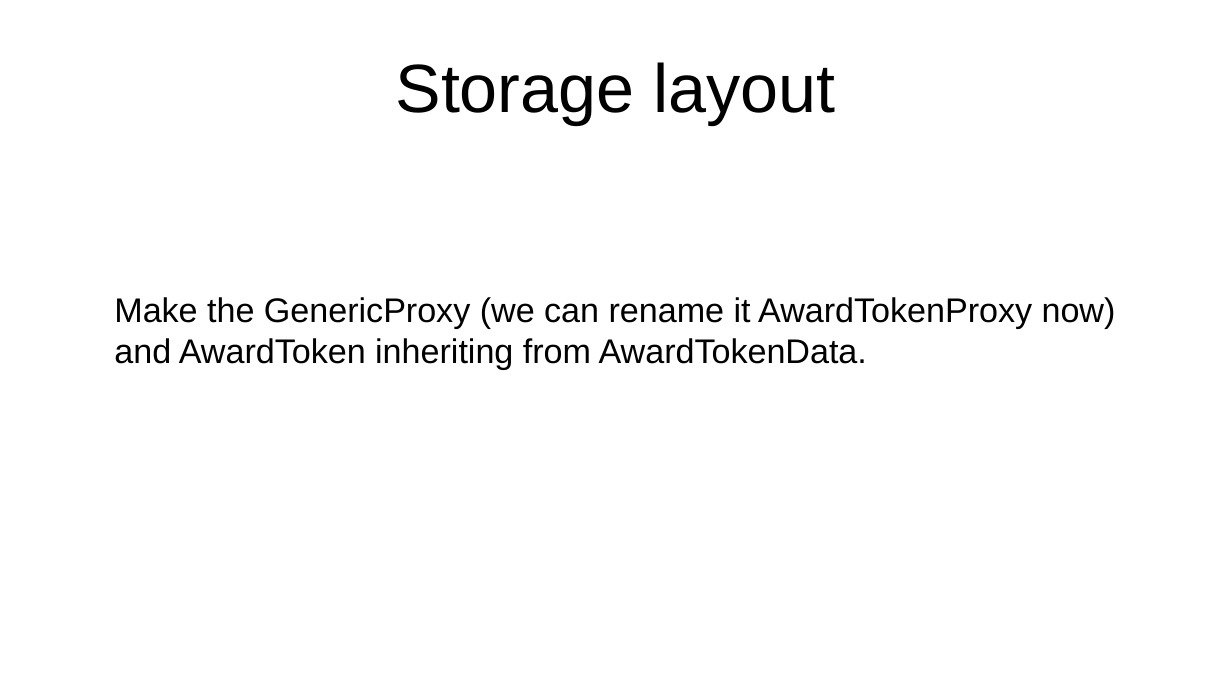
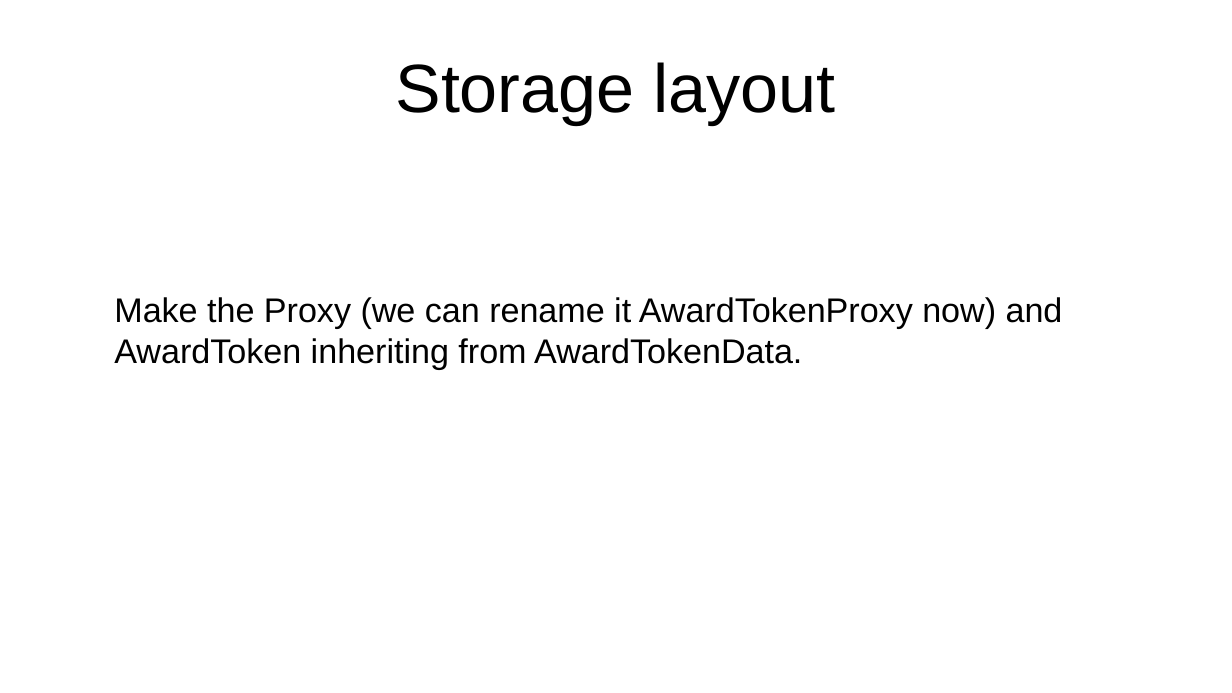
Before and after one commit to ethereum/remix-workshops, a slide deck: slide 15 of runningScript/proxyContract_AwardToken/ProxyContract.odp (slide 14 before the commit). Drawn at 1232x693 pixels with LibreOffice and Linux fonts; fonts in the diff are those of the drawing. Boxes give left, top, right and bottom in pixels: in the first picture for what was removed or moved away, otherwise in the second. Text is boxed around its words. In the diff, an @@ line names an element or a change of style, - is before the commit and + after.

```diff
--- a/runningScript/proxyContract_AwardToken/ProxyContract.odp
+++ b/runningScript/proxyContract_AwardToken/ProxyContract.odp
@@ text at [114,297,1063,369]: text changed @@
-Make the GenericProxy (we can rename it AwardTokenProxy now) and AwardToken inheriting from AwardTokenData.
+Make the Proxy (we can rename it AwardTokenProxy now) and AwardToken inheriting from AwardTokenData.
```
Also in this commit, not shown: 10 other slides changed, 1 slide added, 5 slides removed, 2 other files.
